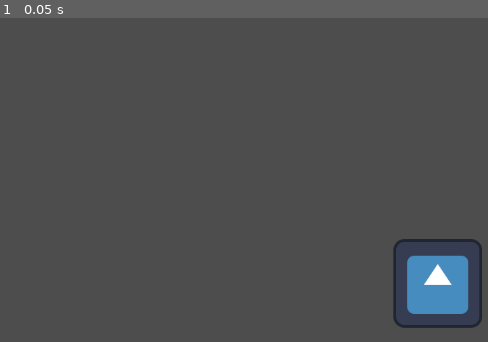
Above: before the commit, frame 1.
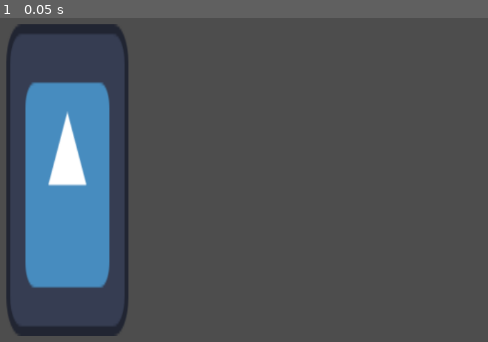
Above: after the commit, the same moment.

Repository: bezark/my-sample-2d-game
Game: Godot game, scene res://main.tscn
Two runs of this game, one before a commit and one after it. Both use one fixed random seed, a clock stepped at 60 frames per second and the inputs below. The engine's default icon, where the game draws it, is replaced by a stand-in: a white triangle on a blue panel in a dark square.
Inputs:
- Up to frame 1 (0.05 s): no input

The runs differ from the first frame. In frame 1, 17% of the frame differs, in the area x 1-99%, y 1-99%.

Commit message:
Stretch Sprite

Diff:
--- a/my-cool-2d-game/main.tscn
+++ b/my-cool-2d-game/main.tscn
@@ -5,5 +5,6 @@
 [node name="Node2D" type="Node2D"]
 
 [node name="Icon" type="Sprite2D" parent="."]
-position = Vector2(908, 409)
+position = Vector2(374, 260)
+scale = Vector2(1.375, 3.51562)
 texture = ExtResource("1_ig7tw")
